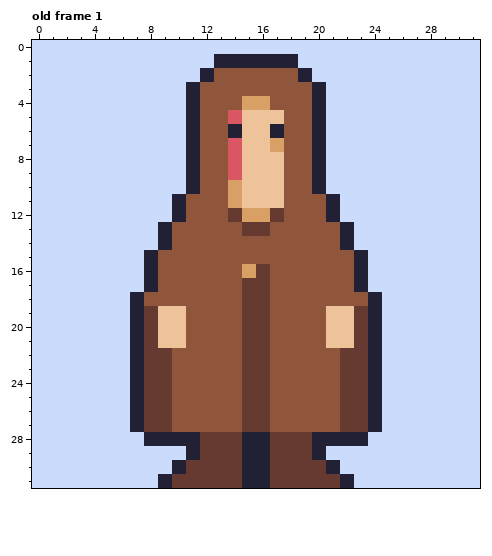
Edited in one commit: pixel-art file (Reaper/Content/Art/Player/mage.aseprite). Above, as it was before the edit.
32x32 pixels, 1 frame. Shown: old frame 1. The commit also changed other frames, which this record leaves out.
After:
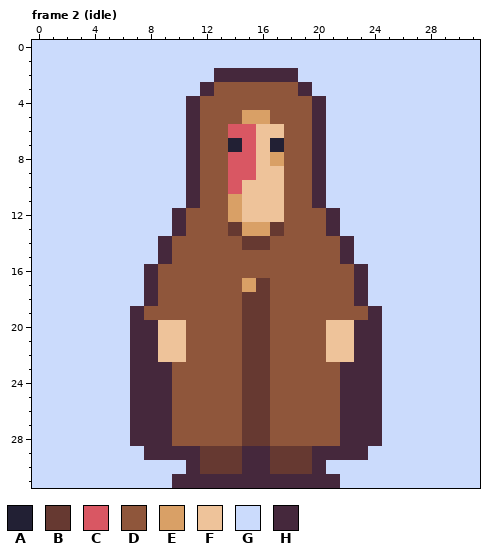
Palette (. is transparent): A #222034  B #663931  C #d95763  D #8f563b  E #d9a066  F #eec39a  G #cbdbfc  H #45283c
A new or re-ordered frame is compared with the old frame closest to it.
From old to new:
frames 1 -> 7
Frame 2 (idle) is new; against old frame 1, layer "Layer 1":
y 1: x 13..18 AAAAAA -> GGGGGG
y 2: x 12..19 ADDDDDDA -> GHHHHHHG
y 3: x 11..12 AD -> GH; x 19..20 DA -> HG
y 4: x 11 A -> H; x 15..16 EE -> DD; x 20 A -> H
y 5: x 11 A -> H; x 14..17 CFFF -> DEED; x 20 A -> H
y 6: x 11 A -> H; x 14..15 AF -> CC; x 17 A -> F; x 20 A -> H
y 7: x 11 A -> H; x 14..15 CF -> AC; x 17 E -> A; x 20 A -> H
y 8: x 11 A -> H; x 15 F -> C; x 17 F -> E; x 20 A -> H
y 9: x 11 A -> H; x 15 F -> C; x 20 A -> H
y 10: x 11 A -> H; x 14 E -> C; x 20 A -> H
y 11: x 10..11 AD -> GH; x 20..21 DA -> HG
y 12: x 10 A -> H; x 14..17 BEEB -> EFFF; x 21 A -> H
y 13: x 9..10 AD -> GH; x 14..17 DBBD -> BEEB; x 21..22 DA -> HG
y 14: x 9 A -> H; x 15..16 DD -> BB; x 22 A -> H
y 15: x 8..9 AD -> GH; x 22..23 DA -> HG
y 16: x 8 A -> H; x 15..16 EB -> DD; x 23 A -> H
y 17: x 8 A -> H; x 15 B -> E; x 23 A -> H
y 18: x 7..8 AD -> GH; x 23..24 DA -> HG
y 19: x 7..10 ABFF -> HDDD; x 21..24 FFBA -> DDDH
y 20..21: x 7..8 AB -> HH; x 23..24 BA -> HH
y 22: x 7..10 ABBD -> HHFF; x 21..24 DBBA -> FFHH
y 23..27: x 7..9 ABB -> HHH; x 22..24 BBA -> HHH
y 28: x 7..24 GAAAABBBAABBBAAAAG -> HHHDDDDDBBDDDDDHHH
y 29: x 8..11 GGGA -> HHHH; x 15..16 AA -> HH; x 20..23 AGGG -> HHHH
y 30: x 10..11 AB -> GH; x 15..16 AA -> HH; x 20..21 BA -> HG
y 31: x 9..22 ABBBBBAABBBBBA -> GHHHHHHHHHHHHG
Pixel boxes of the changes (left, top, right, bottom) in both pictures:
changed: (130, 54, 382, 488)
